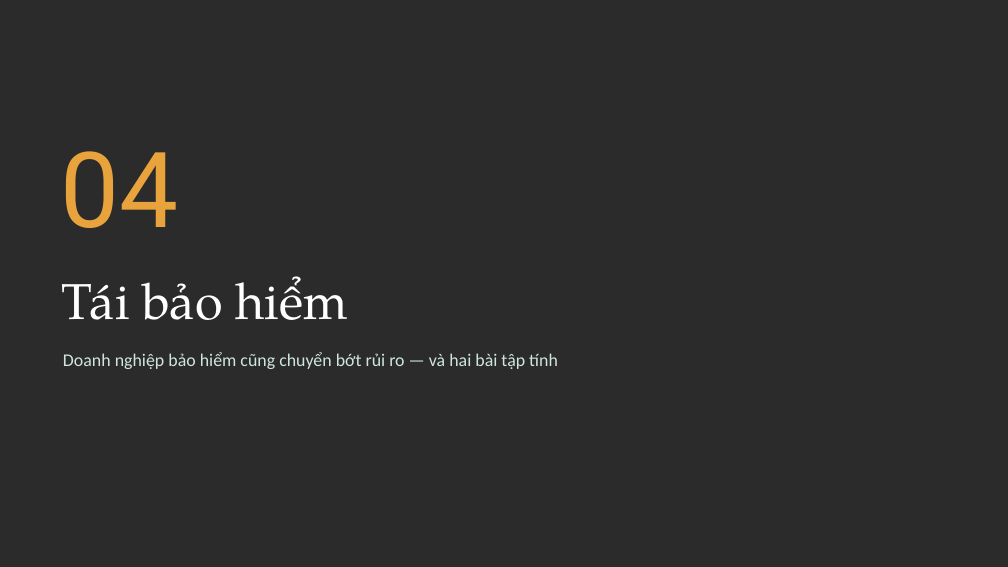
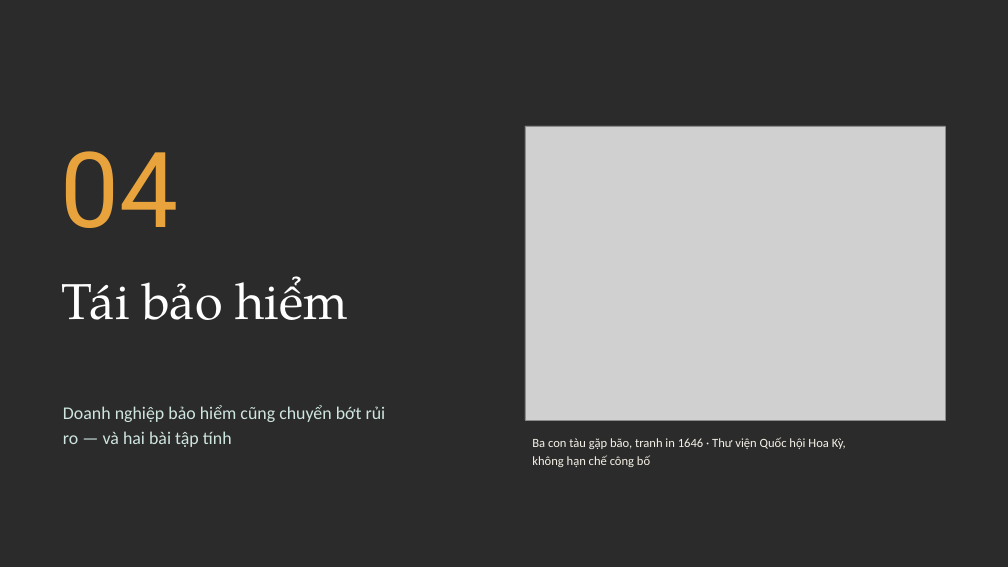
Before and after one commit to tranquanghaofake-dotcom/Law, a slide deck: slide 30 of docs/bai/ch3-bao-hiem-thuong-mai/bao-hiem-thuong-mai.pptx. Drawn at 1008x567 pixels with LibreOffice and Linux fonts; fonts in the diff are those of the drawing; grey boxes stand for pictures; background and template pictures are left out; a plain dark background stands for a picture behind light text. Boxes give left, top, right and bottom in pixels: in the first picture for what was removed or moved away, otherwise in the second. Text is boxed around its words. In the diff, an @@ line names an element or a change of style, - is before the commit and + after.

```diff
--- a/docs/bai/ch3-bao-hiem-thuong-mai/bao-hiem-thuong-mai.pptx
+++ b/docs/bai/ch3-bao-hiem-thuong-mai/bao-hiem-thuong-mai.pptx
@@ picture added at bbox=[525, 126, 945, 420] @@
@@ text at bbox=[63, 405, 386, 447]: text changed @@
-Doanh nghiệp bảo hiểm cũng chuyển bớt rủi ro — và hai bài tập tính
+Doanh nghiệp bảo hiểm cũng chuyển bớt rủi
+ro — và hai bài tập tính
@@ text added at bbox=[532, 437, 846, 467], 12 pt, text #F6F1E7 @@
+Ba con tàu gặp bão, tranh in 1646 · Thư viện Quốc hội Hoa Kỳ,
+không hạn chế công bố
```
Also in this commit, not shown: 2 other slides changed, 5 other files.
